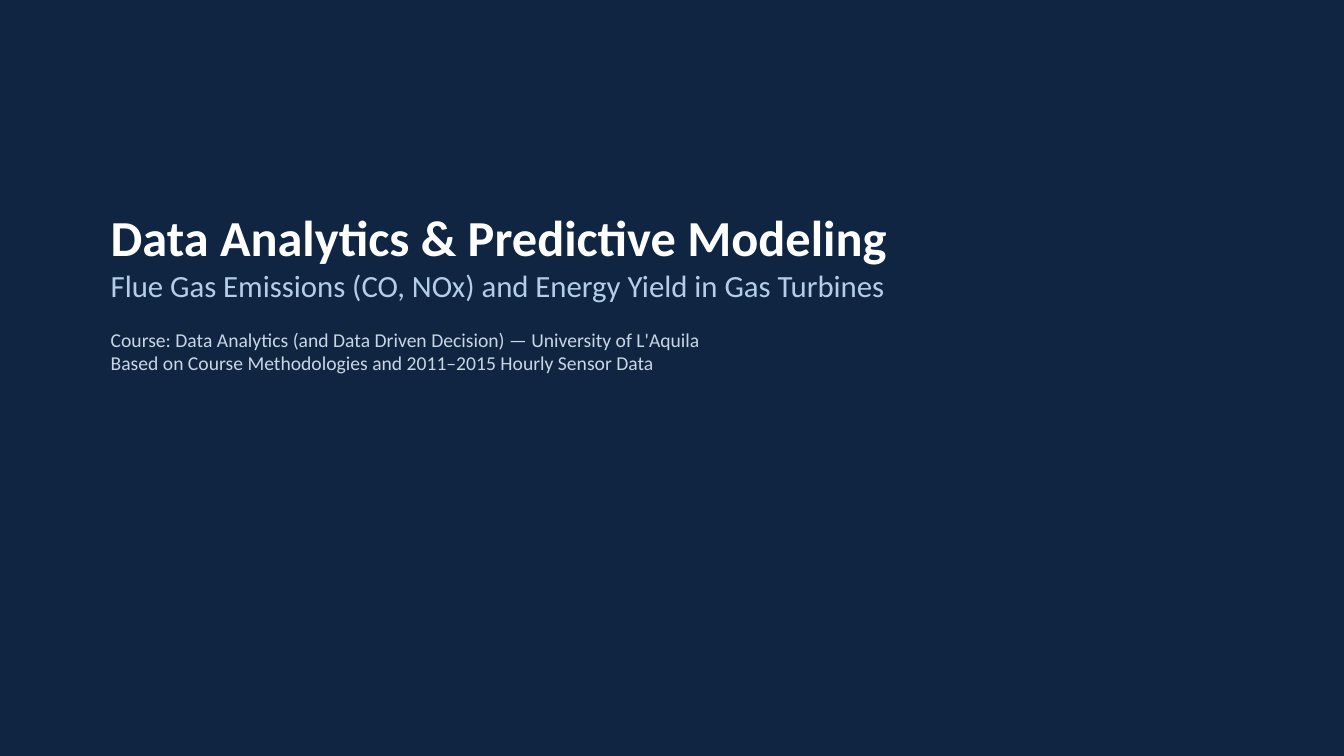
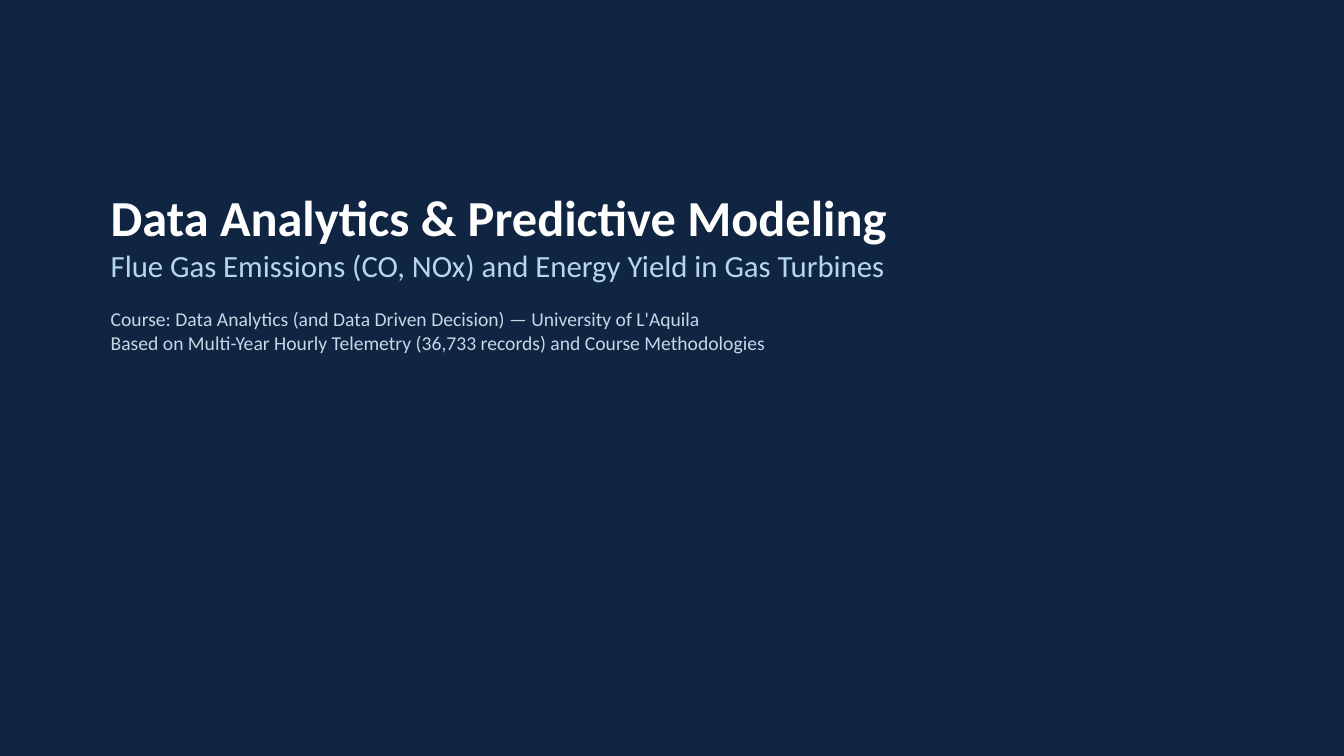
Before and after one commit to guidomariadifiore/DataAnalysisProject, a slide deck: slide 1 of presentation.pptx. Drawn at 1344x756 pixels with LibreOffice and Linux fonts; fonts in the diff are those of the drawing. Boxes give left, top, right and bottom in pixels: in the first picture for what was removed or moved away, otherwise in the second. Text is boxed around its words. In the diff, an @@ line names an element or a change of style, - is before the commit and + after.

```diff
--- a/presentation.pptx
+++ b/presentation.pptx
@@ text "Data Analytics & Predictive Modeling": place and size @@
-text "Data Analytics & Predictive Modeling" at bbox=[111, 220, 886, 374]
+text "Data Analytics & Predictive Modeling" at bbox=[111, 200, 886, 354]
@@ text at bbox=[111, 254, 885, 283]: text colour #B4CDEB to #B4D7EB in "Flue Gas Emissions (CO, NOx) and Energy ..." @@
@@ text at bbox=[111, 312, 764, 354]: text changed @@
-Course: Data Analytics (and Data Driven Decision) — University of L'Aquila
-Based on Course Methodologies and 2011–2015 Hourly Sensor Data
+Course: Data Analytics (and Data Driven Decision) — University of L'Aquila
+Based on Multi-Year Hourly Telemetry (36,733 records) and Course Methodologies
```
Also in this commit, not shown: 11 other slides changed, 3 other files.
